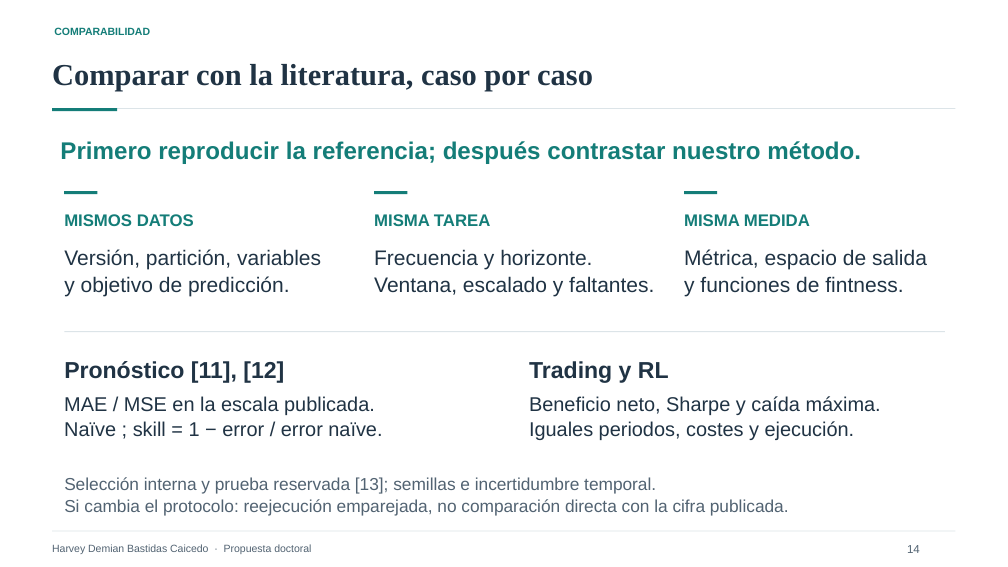
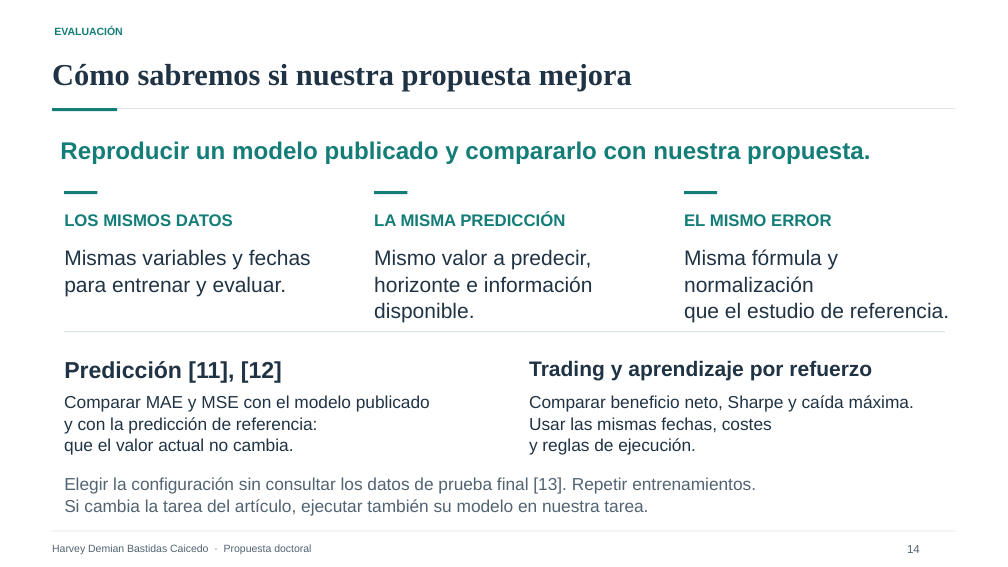
Before and after one commit to harveybc/predictor, a slide deck: slide 14 of docs/presentacion_entrevista_postulacion_doctoral_revisada.pptx. Drawn at 1008x567 pixels with LibreOffice and Linux fonts; fonts in the diff are those of the drawing. Boxes give left, top, right and bottom in pixels: in the first picture for what was removed or moved away, otherwise in the second. Text is boxed around its words. In the diff, an @@ line names an element or a change of style, - is before the commit and + after.

Commit message:
Clarify experiment and evaluation slides without internal terminology

```diff
--- a/docs/presentacion_entrevista_postulacion_doctoral_revisada.pptx
+++ b/docs/presentacion_entrevista_postulacion_doctoral_revisada.pptx
@@ text at [54, 27, 122, 35]: text changed @@
-COMPARABILIDAD
+EVALUACIÓN
@@ text at [52, 64, 632, 91]: text changed @@
-Comparar con la literatura, caso por caso
+Cómo sabremos si nuestra propuesta mejora
@@ text at [60, 141, 870, 164]: text changed @@
-Primero reproducir la referencia; después contrastar nuestro método.
+Reproducir un modelo publicado y compararlo con nuestra propuesta.
@@ text at [64, 214, 233, 226]: text changed @@
-MISMOS DATOS
+LOS MISMOS DATOS
@@ text at [374, 212, 565, 226]: text changed @@
-MISMA TAREA
+LA MISMA PREDICCIÓN
@@ text at [684, 214, 831, 226]: text changed @@
-MISMA MEDIDA
+EL MISMO ERROR
@@ text at [64, 249, 311, 296]: text changed @@
-Versión, partición, variables
-y objetivo de predicción.
+Mismas variables y fechas
+para entrenar y evaluar.
@@ text at [374, 249, 593, 323]: text changed @@
-Frecuencia y horizonte.
-Ventana, escalado y faltantes.
+Mismo valor a predecir,
+horizonte e información disponible.
@@ text at [684, 249, 949, 323]: text changed @@
-Métrica, espacio de salida
-y funciones de fintness.
+Misma fórmula y normalización
+que el estudio de referencia.
@@ text at [64, 361, 282, 383]: text changed @@
-Pronóstico [11], [12]
+Predicción [11], [12]
@@ text at [529, 360, 872, 381]: text changed; size 22 to 20 pt @@
-Trading y RL
+Trading y aprendizaje por refuerzo
@@ text at [64, 395, 430, 455]: text changed; size 19 to 16.5 pt @@
-MAE / MSE en la escala publicada.
-Naïve ; skill = 1 − error / error naïve.
+Comparar MAE y MSE con el modelo publicado
+y con la predicción de referencia:
+que el valor actual no cambia.
@@ text at [529, 395, 914, 455]: text changed; size 19 to 16.5 pt @@
-Beneficio neto, Sharpe y caída máxima.
-Iguales periodos, costes y ejecución.
+Comparar beneficio neto, Sharpe y caída máxima.
+Usar las mismas fechas, costes
+y reglas de ejecución.
@@ text at [64, 477, 756, 516]: text changed @@
-Selección interna y prueba reservada [13]; semillas e incertidumbre temporal.
-Si cambia el protocolo: reejecución emparejada, no comparación directa con la cifra publicada.
+Elegir la configuración sin consultar los datos de prueba final [13]. Repetir entrenamientos.
+Si cambia la tarea del artículo, ejecutar también su modelo en nuestra tarea.
```
Also in this commit, not shown: 1 other slide changed, 3 other files.
